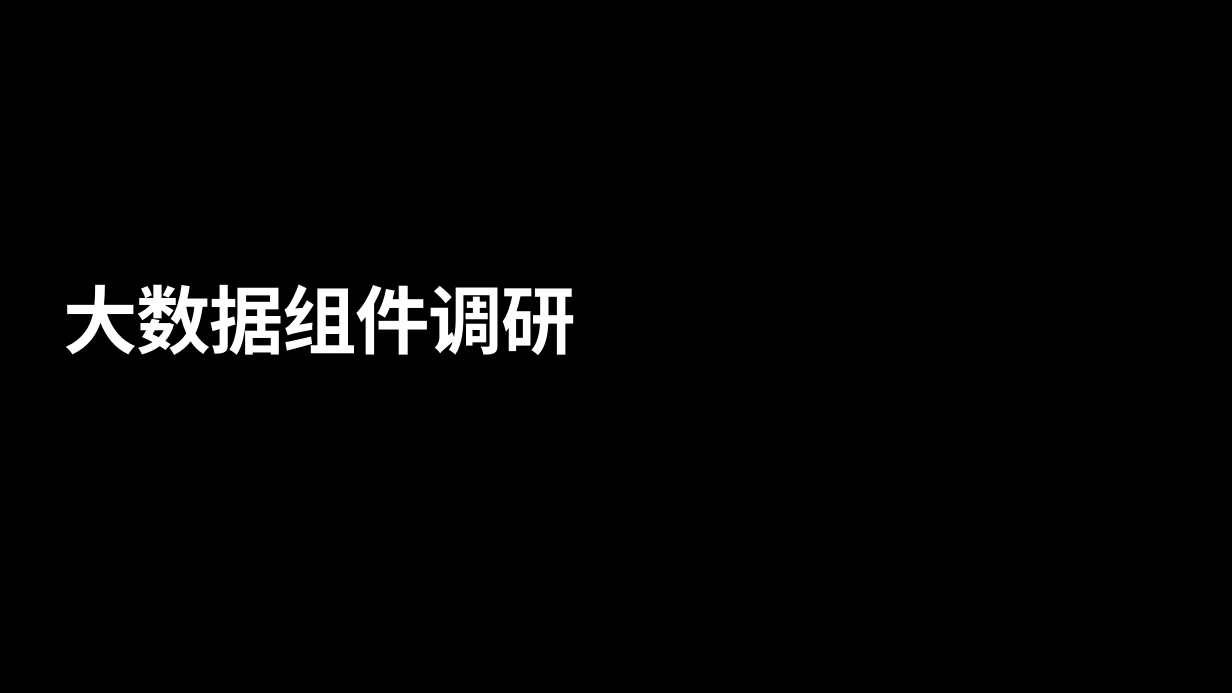
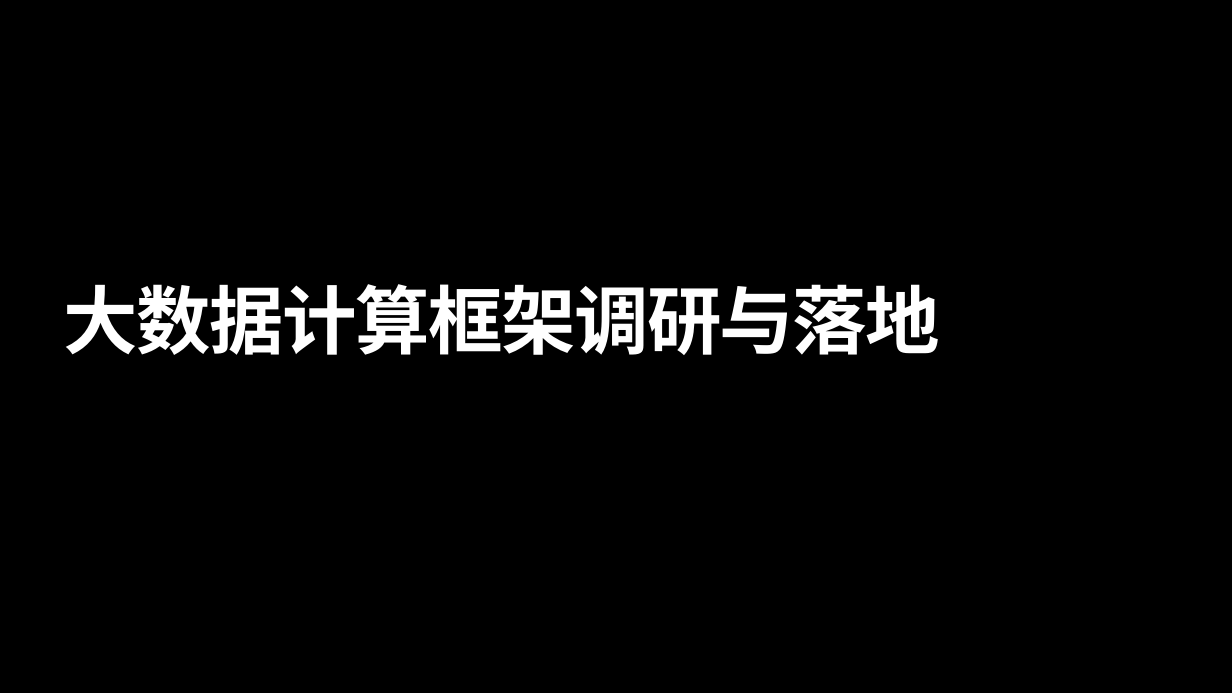
Before and after one commit to LinusLarrabee/bigData, a slide deck: slide 1 of src/doc/大数据组件调研.pptx. Drawn at 1232x693 pixels with LibreOffice and Linux fonts; fonts in the diff are those of the drawing. Boxes give left, top, right and bottom in pixels: in the first picture for what was removed or moved away, otherwise in the second. Text is boxed around its words. In the diff, an @@ line names an element or a change of style, - is before the commit and + after.

```diff
--- a/src/doc/大数据组件调研.pptx
+++ b/src/doc/大数据组件调研.pptx
@@ title at (x1=64, y1=284, x2=941, y2=355): text changed @@
-大数据组件调研
+大数据计算框架调研与落地
```
Also in this commit, not shown: 6 other slides changed, 11 slides added, 6 slides removed, 5 other files.
